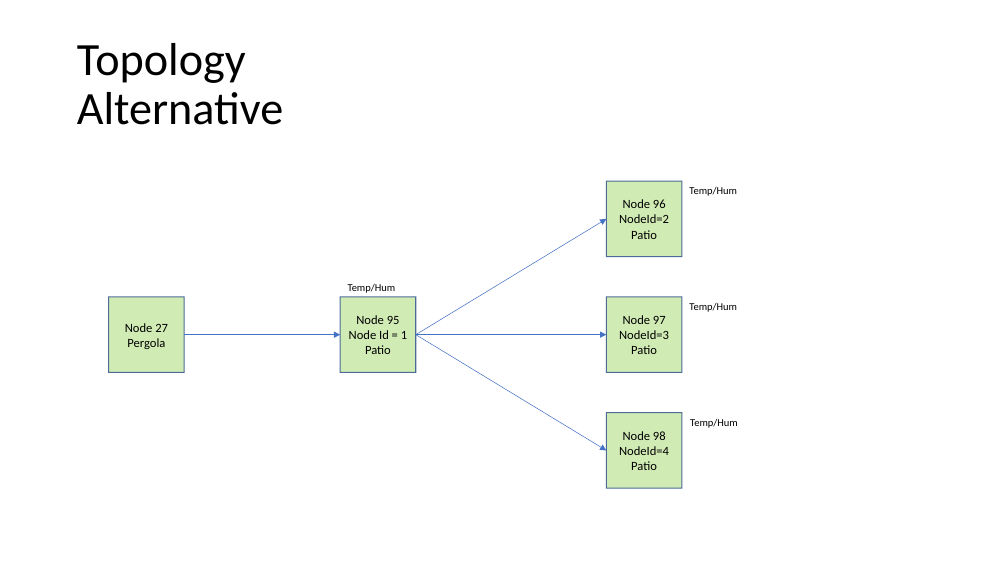
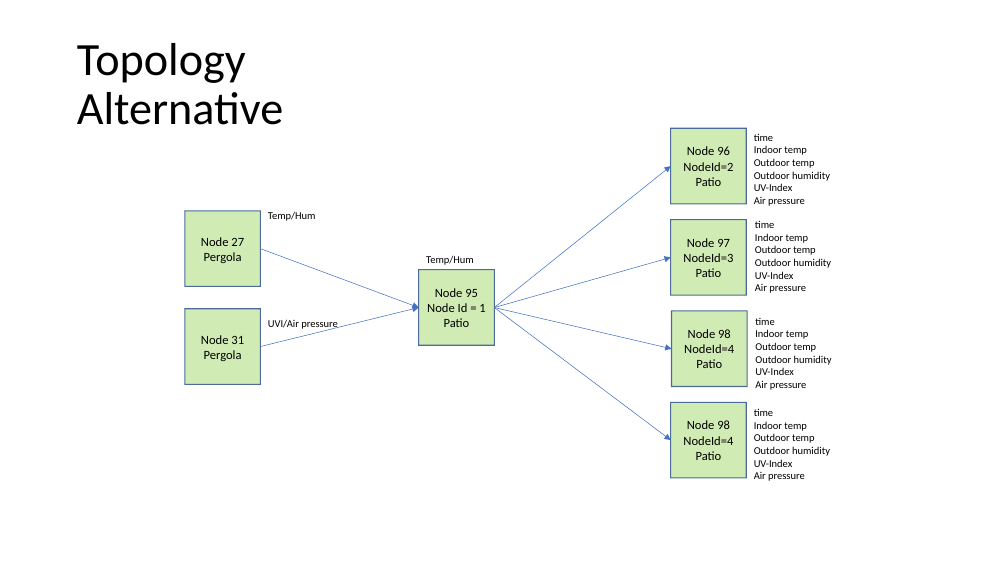
Before and after one commit to ollejoha/SevenSegmentClockNrf_2021, a slide deck: slide 3 of Documentation/ClockNet.pptx. Drawn at 1008x567 pixels with LibreOffice and Linux fonts; fonts in the diff are those of the drawing. Boxes give left, top, right and bottom in pixels: in the first picture for what was removed or moved away, otherwise in the second. Text is boxed around its words. In the diff, an @@ line names an element or a change of style, - is before the commit and + after.

```diff
--- a/Documentation/ClockNet.pptx
+++ b/Documentation/ClockNet.pptx
@@ rectangle "Node 96": place and size @@
-rectangle "Node 96" at <box>606,181,682,257</box>
+rectangle "Node 96" at <box>671,129,746,204</box>
@@ text added at <box>754,133,830,206</box>, 10 pt, text #000000 @@
+time
+Indoor temp
+Outdoor temp
+Outdoor humidity
+UV-Index
+Air pressure
@@ arrow moved from (416, 335) - (606, 219) to (495, 308) - (671, 166) @@
@@ text "Temp/Hum": place and size @@
-text "Temp/Hum" at <box>689,187,737,196</box>
+text "Temp/Hum" at <box>268,211,316,221</box>
@@ rectangle "Node 27": place and size @@
-rectangle "Node 27" at <box>109,297,185,373</box>
+rectangle "Node 27" at <box>185,211,261,287</box>
@@ rectangle "Node 97": place and size @@
-rectangle "Node 97" at <box>606,297,682,373</box>
+rectangle "Node 97" at <box>671,220,746,296</box>
@@ text added at <box>755,220,831,293</box>, 10 pt, text #000000 @@
+time
+Indoor temp
+Outdoor temp
+Outdoor humidity
+UV-Index
+Air pressure
@@ arrow moved from (185, 335) - (340, 335) to (261, 249) - (419, 308) @@
@@ text "Temp/Hum": place and size @@
-text "Temp/Hum" at <box>348,283,396,293</box>
+text "Temp/Hum" at <box>426,256,474,265</box>
@@ arrow moved from (416, 335) - (606, 335) to (495, 308) - (671, 258) @@
@@ rectangle "Node 95": place and size @@
-rectangle "Node 95" at <box>340,297,416,373</box>
+rectangle "Node 95" at <box>419,270,495,346</box>
@@ rectangle added at <box>185,309,261,384</box>, fill #92D050 at 42% opacity, outline #325491 1 pt, 12 pt, text #000000 @@
+Node 31
+Pergola
@@ arrow added from (261, 346) to (419, 308), #4472C4 0.5 pt @@
@@ text added at <box>268,319,338,330</box>, 10 pt, text #000000 @@
+UVI/Air pressure
@@ arrow moved from (416, 335) - (606, 451) to (495, 308) - (671, 349) @@
@@ arrow added from (495, 308) to (671, 440), #4472C4 0.5 pt @@
@@ rectangle "Node 98": place and size @@
-rectangle "Node 98" at <box>606,413,682,488</box>
+rectangle "Node 98" at <box>671,311,747,386</box>
@@ text removed at <box>689,303,737,312</box> @@
-Temp/Hum
@@ text added at <box>755,318,832,390</box>, 10 pt, text #000000 @@
+time
+Indoor temp
+Outdoor temp
+Outdoor humidity
+UV-Index
+Air pressure
@@ rectangle added at <box>671,402,746,478</box>, fill #92D050 at 42% opacity, outline #325491 1 pt, 12 pt, text #000000 @@
+Node 98
+NodeId=4
+Patio
@@ text removed at <box>690,419,738,428</box> @@
-Temp/Hum
@@ text added at <box>754,408,830,481</box>, 10 pt, text #000000 @@
+time
+Indoor temp
+Outdoor temp
+Outdoor humidity
+UV-Index
+Air pressure
```
Also in this commit, not shown: 1 slide added.
